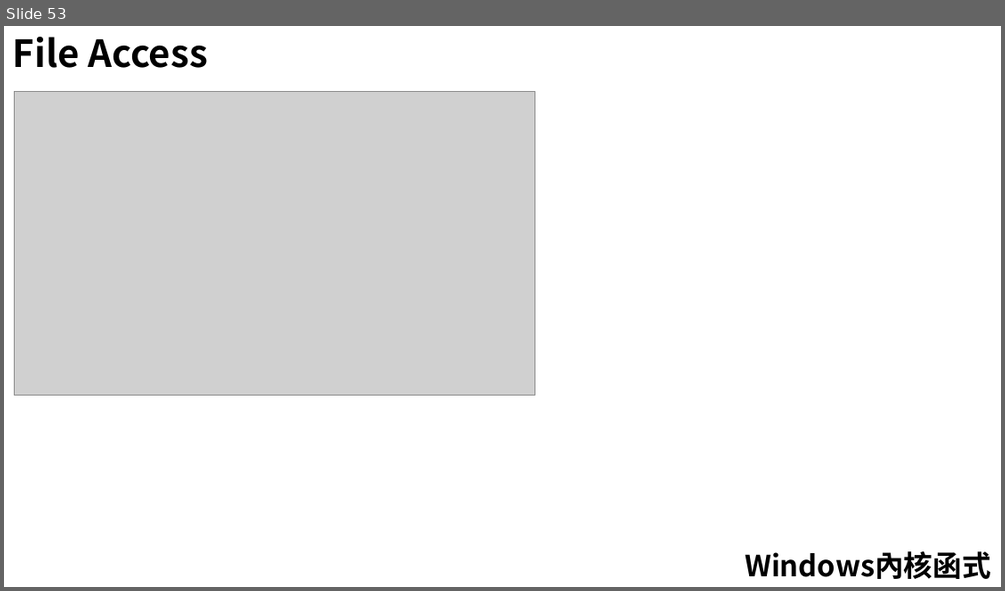
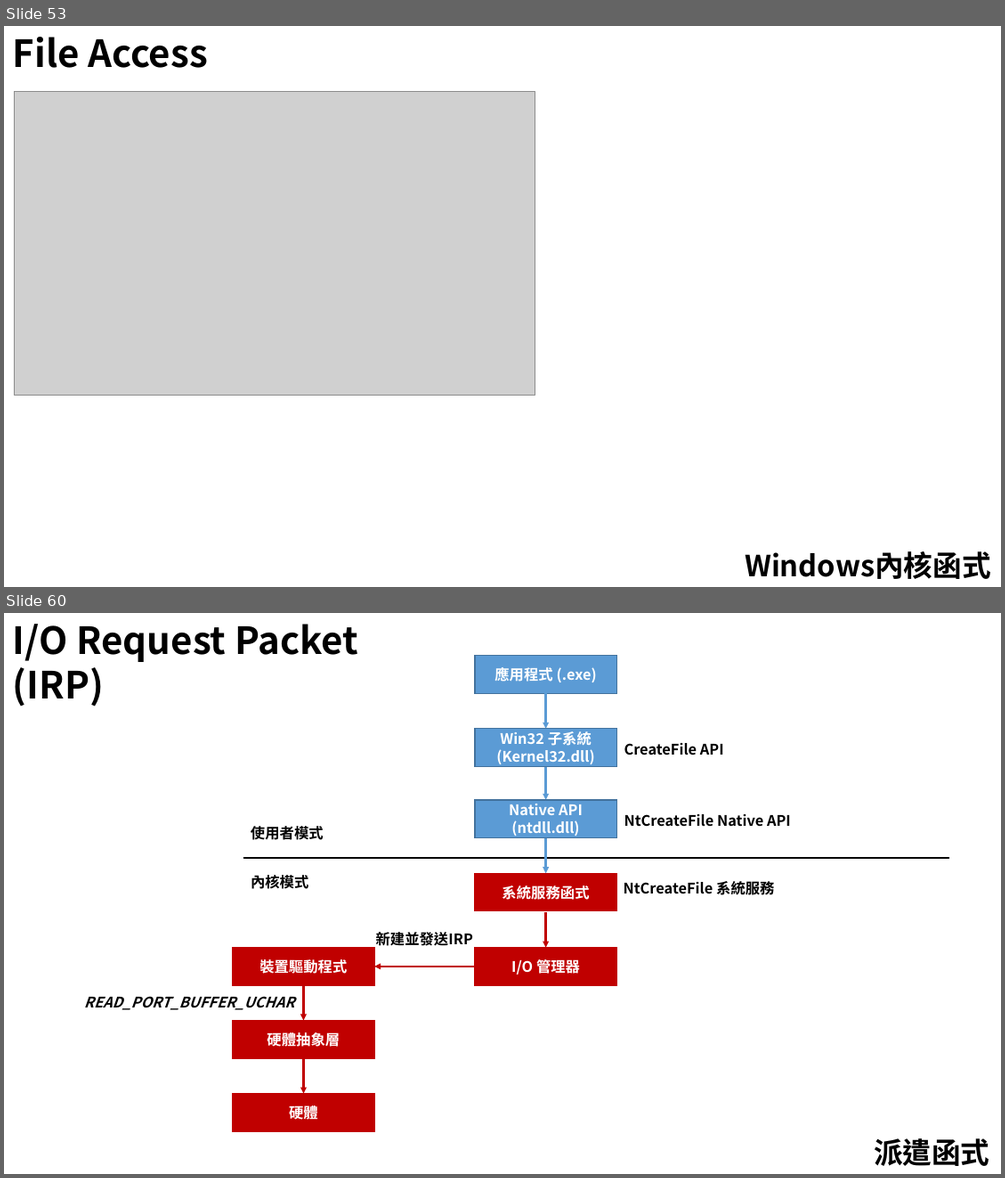
Before and after one commit to 1anhuang/Tutorial, a slide deck: WindowsDriver/Driver(Windows).pptx. Shown one above the other, each under a label of ours: slide 53 before the commit, slides 53 and 60 after it; the slides between them are not shown. The pictures are 1005x591 and 1005x1178 pixels, drawn with LibreOffice and Linux fonts; fonts in the diff are those of the drawing; grey boxes stand for pictures. Boxes give left, top, right and bottom in pixels: in the first picture for what was removed or moved away, otherwise in the second. Text is boxed around its words. In the diff, an @@ line names an element or a change of style, - is before the commit and + after.

```diff
--- a/WindowsDriver/Driver(Windows).pptx
+++ b/WindowsDriver/Driver(Windows).pptx
@@ slide 60 added at (4, 613, 1001, 1174), background #FFFFFF @@
@@ text added at (13, 624, 358, 706), 36 pt, text #000000, bold @@
+I/O Request Packet (IRP)
@@ group added at (84, 656, 950, 1131): 8 rectangles, 7 texts, 7 arrows, 1 line @@
+NtCreateFile Native API
+NtCreateFile 系統服務
+新建並發送IRP
+CreateFile API
+應用程式 (.exe)
+Win32 子系統
+(Kernel32.dll)
+Native API
+(ntdll.dll)
+使用者模式
+系統服務函式
+內核模式
+I/O 管理器
+硬體抽象層
+硬體
+裝置驅動程式
+READ_PORT_BUFFER_UCHAR
@@ text added at (874, 1138, 990, 1166), 28 pt, text #000000, bold @@
+派遣函式
```
Also in this commit, not shown: 1 slide changed, 24 other slides added.
